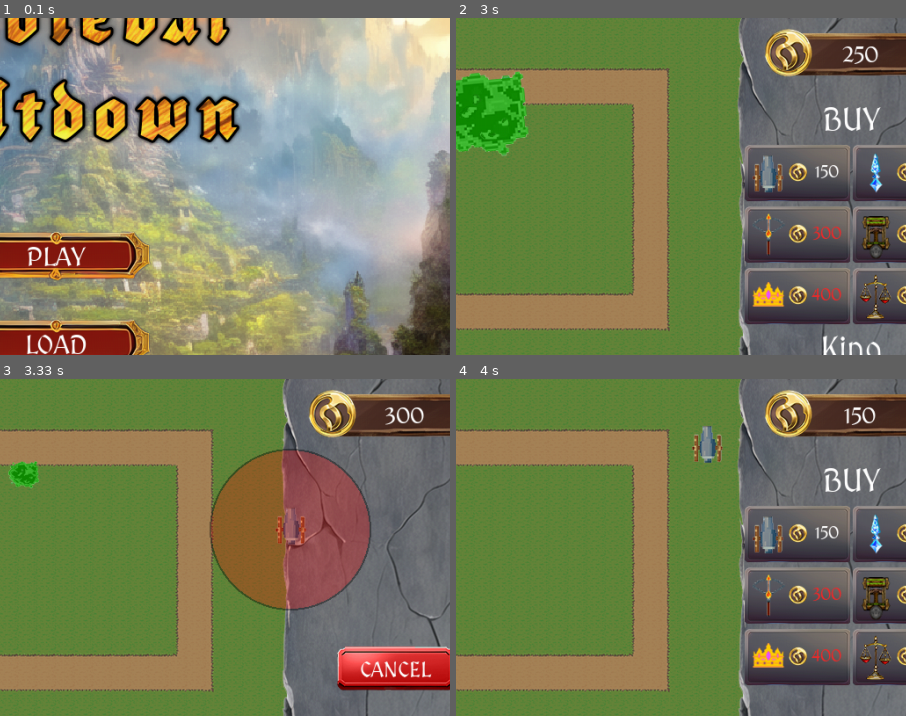
Above: before the commit, frames 1-4 (two rows, left to right).
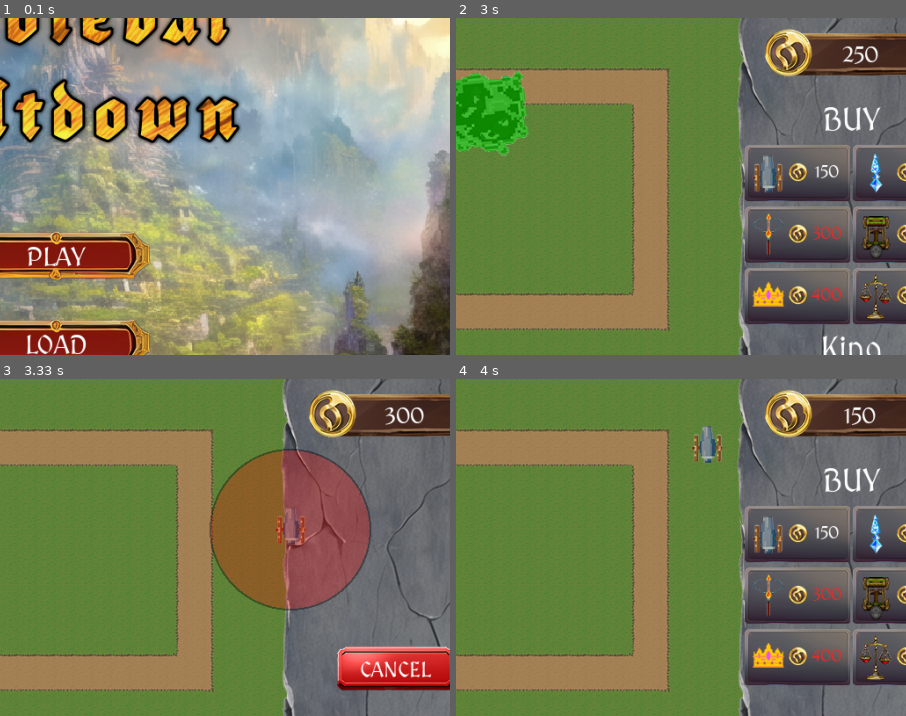
Above: after the commit, the same moments.

Repository: peter5454/PyGame
Game: pygame game, started from main.py
Two runs of this game, one before a commit and one after it. Both use one fixed random seed, a clock stepped at 60 frames per second and the inputs below.
Inputs (mouse positions are % of the whole screen's width and height, from its top left):
- Up to frame 1 (0.1 s): no input
- Up to frame 2 (3 s): click (50, 50) at 0.38 s; click "300" at 0.72 s; click (19, 35) at 1.05 s; click "START ROUND" at 1.38 s; click "150" at 1.72 s; click (25, 5) at 2.05 s; click (47, 33) at 2.38 s; click "400" at 2.72 s
- Up to frame 3 (3.33 s): click (76, 41) at 3.05 s
- Up to frame 4 (4 s): click (81, 48) at 3.38 s; click (71, 32) at 3.72 s
The pictures show only the part of the screen within x 44-94%, y 19-69%; the shares and areas given below are measured in that part.

Frames 1-2 are identical in both runs. In frame 3, 0.4% of the frame differs, in the area x 1-9%, y 24-33%; in frame 4, nothing differs.

Commit message:
finished loss song and fixed abilities

Diff:
--- a/airstrike_data.py
+++ b/airstrike_data.py
@@ -1,7 +1,7 @@
 AIRSTRIKE_DATA = {
     "airstrike_1": {
         "damage" : 8,
-        "cooldown" : 500,
+        "cooldown" : 350,
         "size" : 50,
         "cost" : 100,
         "waves" : 3,
@@ -10,7 +10,7 @@
     },
     "airstrike_2": {
         "damage" : 10,
-        "cooldown" : 500,
+        "cooldown" : 350,
         "size" : 70,
         "cost" : 300,
         "waves" : 3,
@@ -19,7 +19,7 @@
     },
     "airstrike_3": {
         "damage" : 12,
-        "cooldown" : 500,
+        "cooldown" : 350,
         "size" : 80,
         "cost" : 350,
         "waves" : 3,
@@ -28,7 +28,7 @@
     },
     "airstrike_4": {
         "damage" : 15,
-        "cooldown" : 500,
+        "cooldown" : 350,
         "size" : 80,
         "cost" : 400,
         "waves" : 3,
--- a/main.py
+++ b/main.py
@@ -187,6 +187,7 @@
 Main_menu_song = pg.mixer.Sound('assets/audio/main_theme.mp3')
 Buy_song = pg.mixer.Sound('assets/audio/buy_theme.mp3')
 Battle_song = pg.mixer.Sound('assets/audio/battle_theme.mp3')
+Loss_song = pg.mixer.Sound('assets/audio/loss_theme.mp3')
 
 #load json data for level
 with open('assets/images/maps/map_1.tmj') as file:
@@ -409,6 +410,7 @@
   buy_round_song = False
   Buy_song.stop()
   Battle_song.stop()
+  Loss_song.stop()
 
   run2 = True
   menu_bg = pg.transform.scale(menu_background,(1024,768))
@@ -581,6 +583,8 @@
 
 
   if game_over == False:
+    Loss_song_played = False
+    Loss_song.stop()
     #check if the level has been started or not
     if level_started == False:
       Battle_song.fadeout(5)
@@ -980,6 +984,9 @@
       draw_circ(0,0,0,1000,(c.SCREEN_WIDTH/2,c.SCREEN_HEIGHT/2))
       if game_outcome == -1:
         draw_text("GAME OVER", large_font, "grey0", 310, 230)
+        if Loss_song_played == False:
+          Loss_song.play()
+          Loss_song_played = True
       elif game_outcome == 1:
         draw_text("YOU WIN", large_font, "grey0", 315, 230)
 
Not shown, added: assets/audio/loss_theme.mp3
